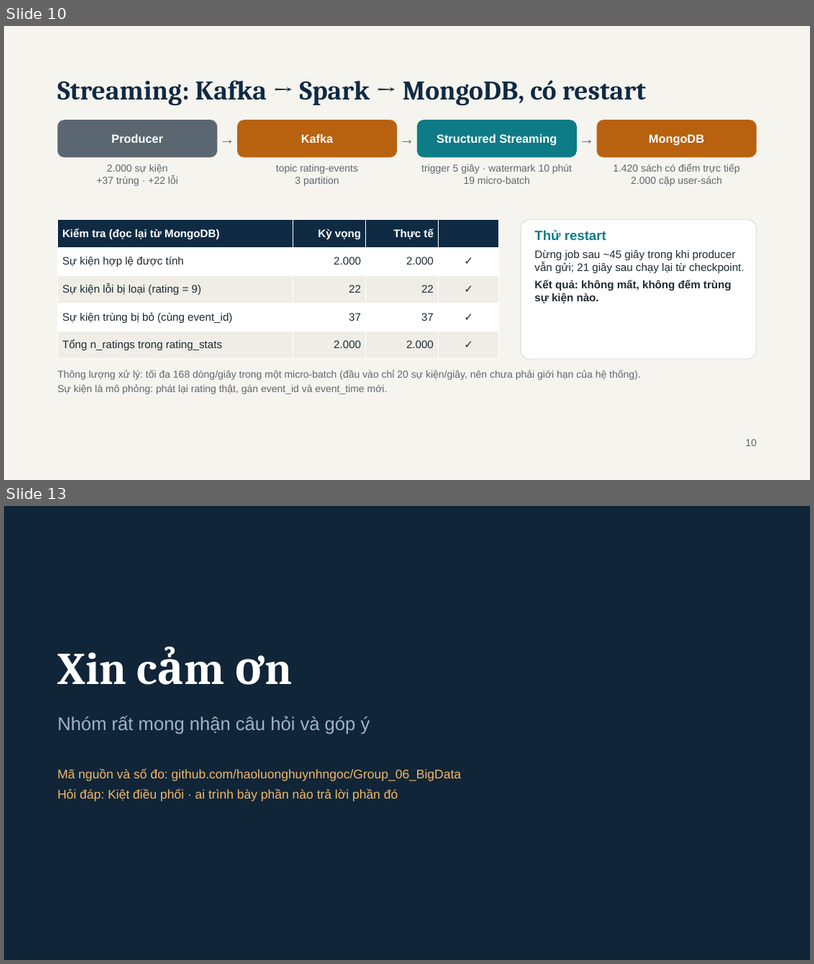
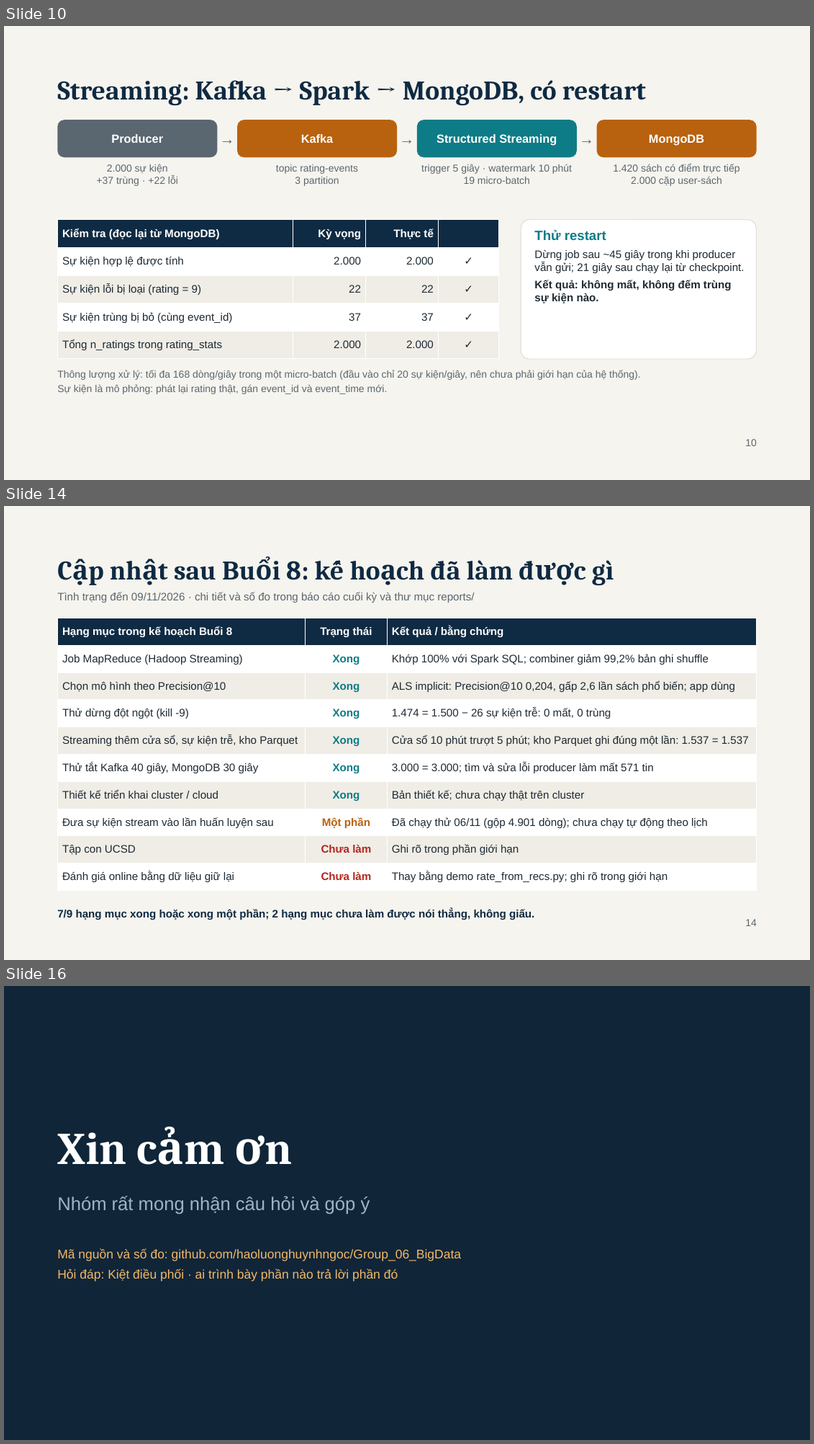
Before and after one commit to haoluonghuynhngoc/Group_06_BigData, a slide deck: Present/BookPulse - BDA501 Session 8 Team Presentation.pptx. Shown one above the other, each under a label of ours: slides 10 and 13 before the commit, slides 10, 14 and 16 after it; the slides between them are not shown. The pictures are 814x964 and 814x1444 pixels, drawn with LibreOffice and Linux fonts; fonts in the diff are those of the drawing. Boxes give left, top, right and bottom in pixels: in the first picture for what was removed or moved away, otherwise in the second. Text is boxed around its words. In the diff, an @@ line names an element or a change of style, - is before the commit and + after.

```diff
--- a/Present/BookPulse - BDA501 Session 8 Team Presentation.pptx
+++ b/Present/BookPulse - BDA501 Session 8 Team Presentation.pptx
@@ slide 14 added at (4,506,810,960), background #F6F4EE @@
@@ text added at (174,560,614,586), 32 pt, text #0F2A43, bold @@
+Cập nhật sau Buổi 8: kế hoạch đã làm được gì
@@ text added at (57,592,474,602), 13 pt, text #5B6770 @@
+Tình trạng đến 09/11/2026 · chi tiết và số đo trong báo cáo cuối kỳ và thư mục reports/
@@ table added at (58,618,757,890), 10 rows, 3 columns @@
+Hạng mục trong kế hoạch Buổi 8 | Trạng thái | Kết quả / bằng chứng
+Job MapReduce (Hadoop Streaming) | Xong | Khớp 100% với Spark SQL; combiner giảm 99,2% bản ghi shuffle
+Chọn mô hình theo Precision@10 | Xong | ALS implicit: Precision@10 0,204, gấp 2,6 lần sách phổ biến; app dùng
+Thử dừng đột ngột (kill -9) | Xong | 1.474 = 1.500 − 26 sự kiện trễ: 0 mất, 0 trùng
+Streaming thêm cửa sổ, sự kiện trễ, kho Parquet | Xong | Cửa sổ 10 phút trượt 5 phút; kho Parquet ghi đúng một lần: 1.537 = 1.537
+Thử tắt Kafka 40 giây, MongoDB 30 giây | Xong | 3.000 = 3.000; tìm và sửa lỗi producer làm mất 571 tin
+Thiết kế triển khai cluster / cloud | Xong | Bản thiết kế; chưa chạy thật trên cluster
+Đưa sự kiện stream vào lần huấn luyện sau | Một phần | Đã chạy thử 06/11 (gộp 4.901 dòng); chưa chạy tự động theo lịch
+Tập con UCSD | Chưa làm | Ghi rõ trong phần giới hạn
+Đánh giá online bằng dữ liệu giữ lại | Chưa làm | Thay bằng demo rate_from_recs.py; ghi rõ trong giới hạn
@@ text added at (57,908,535,919), 13 pt, text #0F2A43, bold @@
+7/9 hạng mục xong hoặc xong một phần; 2 hạng mục chưa làm được nói thẳng, không giấu.
@@ text added at (746,919,757,926), 12 pt, text #5B6770 @@
+14
@@ what was slide 13 is now slide 16 @@
```
Also in this commit, not shown: 3 slides changed, 3 other slides added, 11 other files.
